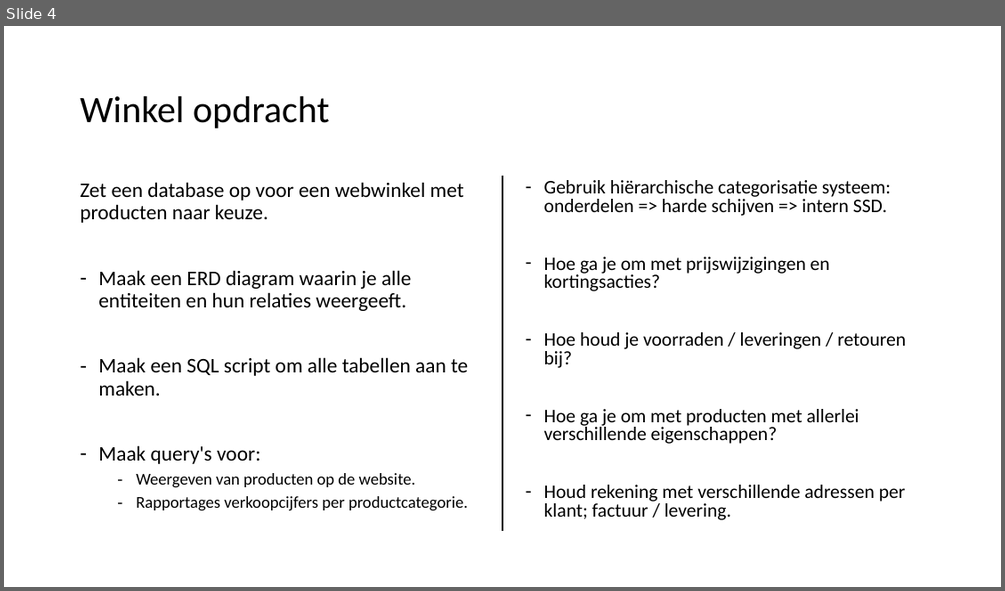
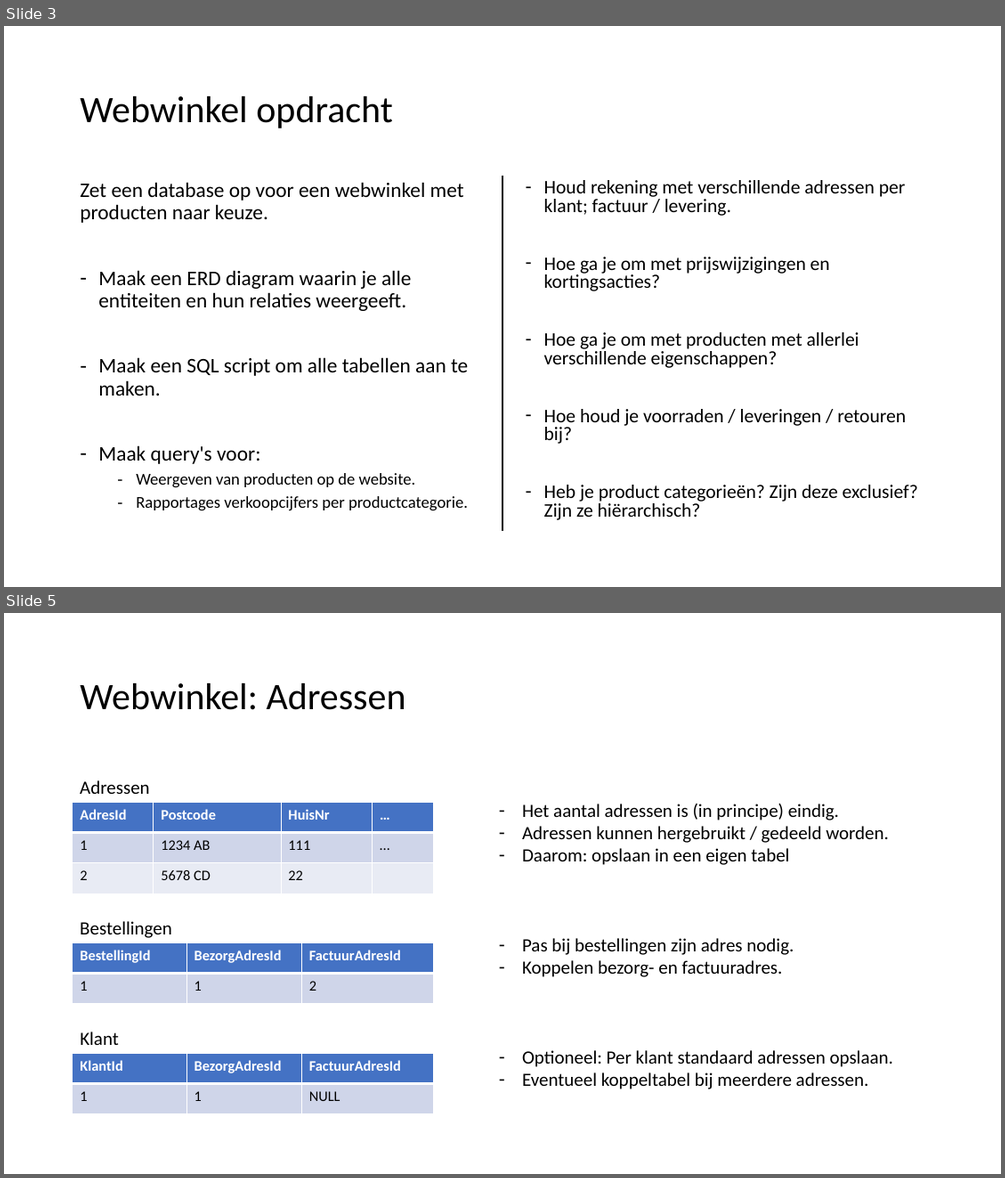
Before and after one commit to LFKoning/knowledge-sharing, a slide deck: sql/terugkom_ochtend/sql_terugkom_ochtend.pptx. Shown one above the other, each under a label of ours: slide 4 before the commit, slides 3 and 5 after it; the slides between them are not shown. The pictures are 1005x591 and 1005x1178 pixels, drawn with LibreOffice and Linux fonts; fonts in the diff are those of the drawing. Boxes give left, top, right and bottom in pixels: in the first picture for what was removed or moved away, otherwise in the second. Text is boxed around its words. In the diff, an @@ line names an element or a change of style, - is before the commit and + after.

```diff
--- a/sql/terugkom_ochtend/sql_terugkom_ochtend.pptx
+++ b/sql/terugkom_ochtend/sql_terugkom_ochtend.pptx
@@ slide 5 added at (x1=4, y1=613, x2=1001, y2=1174), background #FFFFFF @@
@@ title added at (x1=80, y1=683, x2=406, y2=710), 36 pt, text #000000 @@
+Webwinkel: Adressen
@@ text added at (x1=80, y1=780, x2=150, y2=794), 18 pt, text #000000 @@
+Adressen
@@ table added at (x1=73, y1=803, x2=432, y2=893), 3 rows, 4 columns @@
+AdresId | Postcode | HuisNr | …
+1 | 1234 AB | 111 | …
+2 | 5678 CD | 22 | 
@@ text added at (x1=522, y1=803, x2=893, y2=1089), 18 pt, text #000000 @@
+– Het aantal adressen is (in principe) eindig.
+– Adressen kunnen hergebruikt / gedeeld worden.
+– Daarom: opslaan in een eigen tabel
+– Pas bij bestellingen zijn adres nodig.
+– Koppelen bezorg- en factuuradres.
+– Optioneel: Per klant standaard adressen opslaan.
+– Eventueel koppeltabel bij meerdere adressen.
@@ text added at (x1=80, y1=921, x2=172, y2=938), 18 pt, text #000000 @@
+Bestellingen
@@ table added at (x1=73, y1=943, x2=434, y2=1004), 2 rows, 3 columns @@
+BestellingId | BezorgAdresId | FactuurAdresId
+1 | 1 | 2
@@ text added at (x1=80, y1=1031, x2=119, y2=1045), 18 pt, text #000000 @@
+Klant
@@ table added at (x1=73, y1=1054, x2=434, y2=1114), 2 rows, 3 columns @@
+KlantId | BezorgAdresId | FactuurAdresId
+1 | 1 | NULL
@@ what was slide 4 is now slide 3 @@
@@ slide 3 changed as well @@
@@ title at (x1=80, y1=96, x2=393, y2=128): text changed @@
-Winkel opdracht
+Webwinkel opdracht
@@ text at (x1=544, y1=180, x2=906, y2=216): text changed @@
-– Gebruik hiërarchische categorisatie systeem: onderdelen => harde schijven => intern SSD.
+– Houd rekening met verschillende adressen per klant; factuur / levering.
@@ text at (x1=544, y1=332, x2=859, y2=368): paragraph added @@
+– Hoe ga je om met producten met allerlei verschillende eigenschappen?
@@ text at (x1=544, y1=484, x2=918, y2=520): text changed @@
-– Hoe ga je om met producten met allerlei verschillende eigenschappen?
-– Houd rekening met verschillende adressen per klant; factuur / levering.
+– Heb je product categorieën? Zijn deze exclusief? Zijn ze hiërarchisch?
```
Also in this commit, not shown: 9 other slides changed, 17 other slides added, 9 slides removed, 9 other files.
